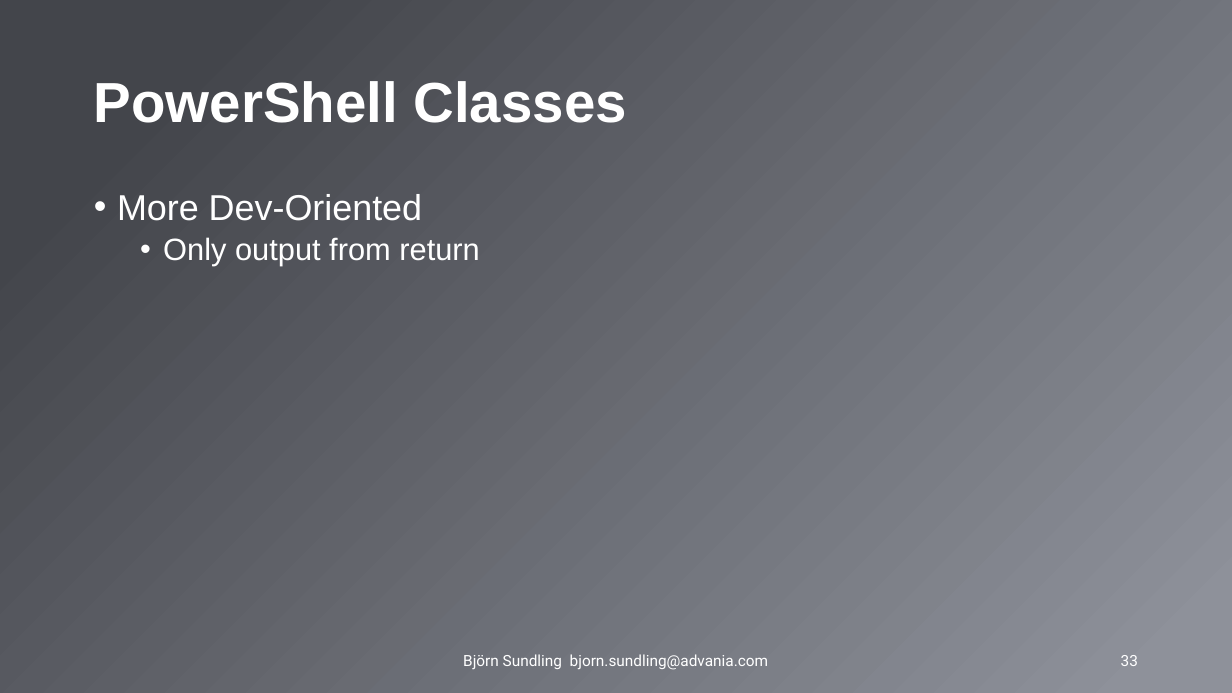
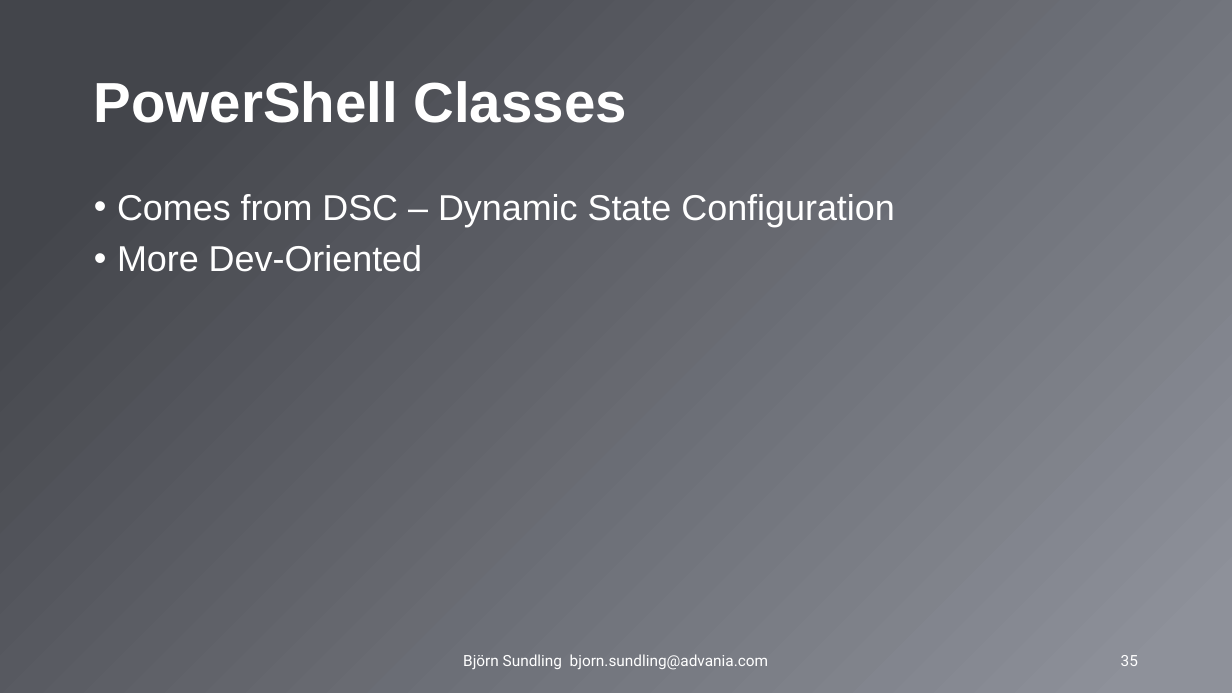
Before and after one commit to AdvaniaSE/PowerShellAdvancedFundamentals, a slide deck: slide 35 of PowerShell Advanced Fundamentals.pptx (slide 33 before the commit). Drawn at 1232x693 pixels with LibreOffice and Linux fonts; fonts in the diff are those of the drawing; background and template pictures are left out. Boxes give left, top, right and bottom in pixels: in the first picture for what was removed or moved away, otherwise in the second. Text is boxed around its words. In the diff, an @@ line names an element or a change of style, - is before the commit and + after.

```diff
--- a/PowerShell Advanced Fundamentals.pptx
+++ b/PowerShell Advanced Fundamentals.pptx
@@ text at [117,194,894,227]: paragraph added @@
+• Comes from DSC – Dynamic State Configuration
@@ text at [163,237,479,266]: paragraph removed @@
-  • Only output from return
@@ page number at [1121,655,1138,666]: text changed @@
-33
+35
```
Also in this commit, not shown: 9 other slides changed, 3 slides added.
